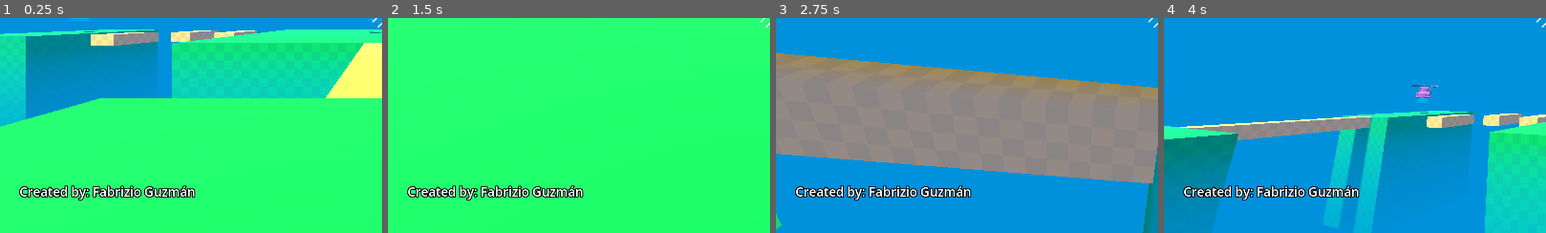
Above: before the commit, frames 1-4 (left to right).
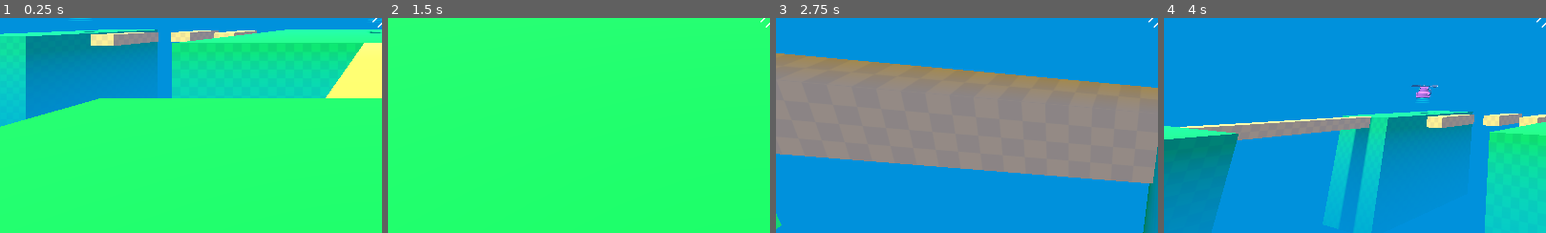
Above: after the commit, the same moments.

Repository: CosmicFabri/Requiem-Game
Game: Godot game, scene res://scenes/level_1/level_1.tscn
Two runs of this game, one before a commit and one after it. Both use one fixed random seed, a clock stepped at 60 frames per second and the inputs below.
Inputs (mouse positions are % of the whole screen's width and height, from its top left):
- Up to frame 1 (0.25 s): no input
- Up to frame 2 (1.5 s): tap Enter at 0.5 s; move the mouse to (72, 45) at 0.52 s; press the mouse at (72, 45) at 0.53 s; hold D (move_right) 0.53-1.28 s; tap Space (jump) at 0.77 s; move the mouse to (30, 55) at 1.27 s; release the mouse at (30, 55) at 1.28 s; hold S (move_back) from 1.28 s (still down); click (30, 55) at 1.35 s
- Up to frame 3 (2.75 s): tap Space (jump) at 1.52 s; move the mouse to (60, 28) at 2.02 s; release S (move_back) at 2.03 s; press the mouse at (60, 28) at 2.03 s; hold D (move_right) from 2.03 s (still down)
- Up to frame 4 (4 s): move the mouse to (45, 70) at 2.77 s; release D (move_right) at 2.78 s; release the mouse at (45, 70) at 2.78 s; hold W (move_forward) 2.78-3.53 s; click (45, 70) at 2.85 s; tap Space (jump) at 3.02, 3.77 s; move the mouse to (80, 65) at 3.52 s; press the mouse at (80, 65) at 3.53 s; hold A (move_left) from 3.53 s (still down)
The pictures show only the part of the screen within x 0-50%, y 50-100%; the shares and areas given below are measured in that part.

The runs differ from the first frame. In frame 1, 1.9% of the frame differs, in the area x 5-52%, y 77-85%; in frame 2, 1.9%; in frame 3, 1.9%; in frame 4, 1.9%.

Commit message:
fix: Removed creator name from the bottom-left corner.

Diff:
--- a/scenes/level_1/level_1.tscn
+++ b/scenes/level_1/level_1.tscn
@@ -8,11 +8,6 @@
 
 [sub_resource type="LabelSettings" id="LabelSettings_fc0e3"]
 font_size = 56
-outline_size = 10
-outline_color = Color(0, 0, 0, 1)
-
-[sub_resource type="LabelSettings" id="LabelSettings_7jktm"]
-font_size = 32
 outline_size = 10
 outline_color = Color(0, 0, 0, 1)
 
@@ -46,18 +41,6 @@
 offset_bottom = 121.0
 text = "Score: 0"
 label_settings = SubResource("LabelSettings_fc0e3")
-
-[node name="CreatorName" type="Label" parent="."]
-anchors_preset = 2
-anchor_top = 1.0
-anchor_bottom = 1.0
-offset_left = 49.0
-offset_top = -127.0
-offset_right = 502.0
-offset_bottom = -50.0
-grow_vertical = 0
-text = "Created by: Fabrizio Guzmán"
-label_settings = SubResource("LabelSettings_7jktm")
 
 [node name="KillPlane" type="Area3D" parent="."]
 transform = Transform3D(1, 0, 0, 0, 1, 0, 0, 0, 1, 0, -7, 0)
Not shown: 1 places in scenes/level_1/level_1.tscn that only renumber resources
